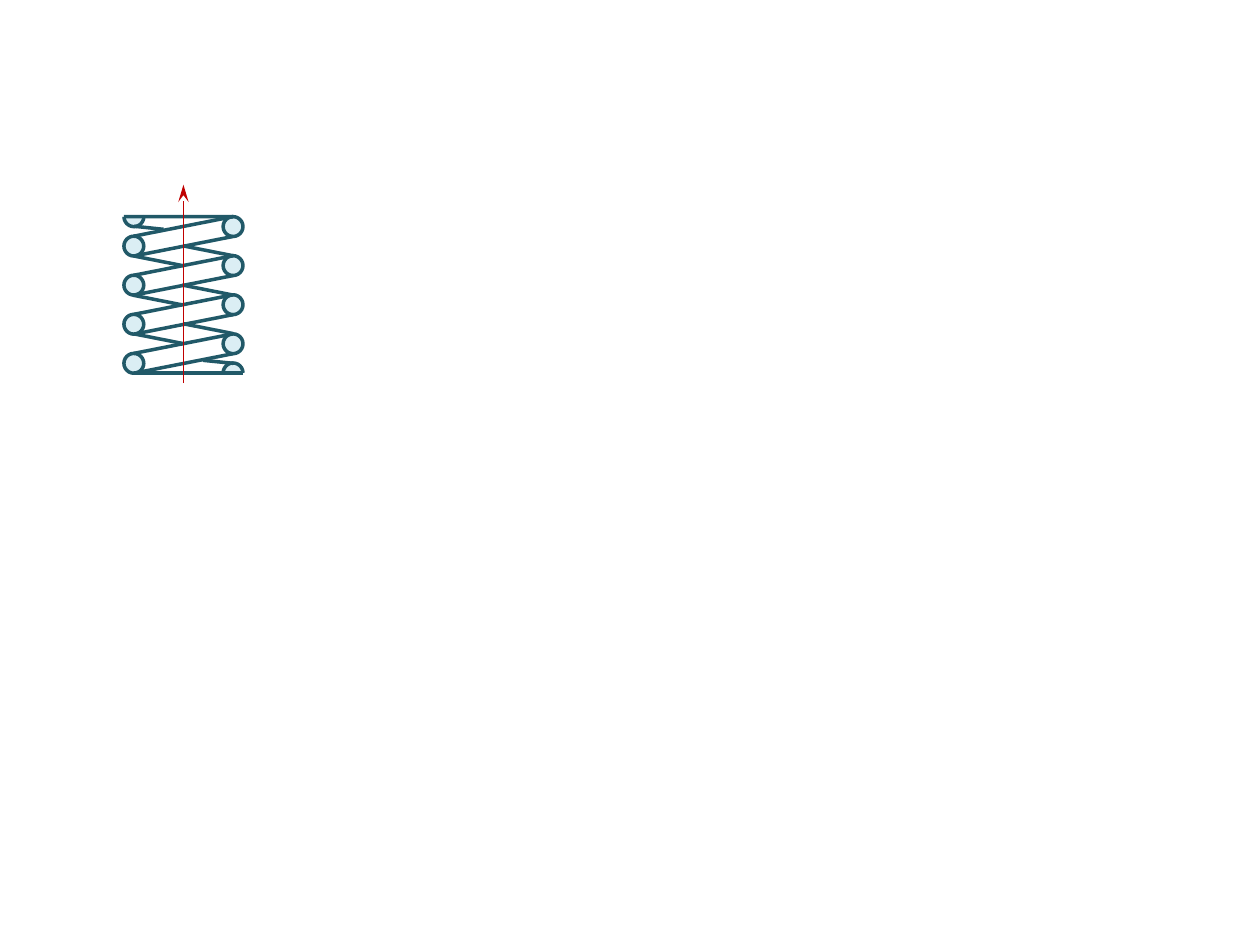
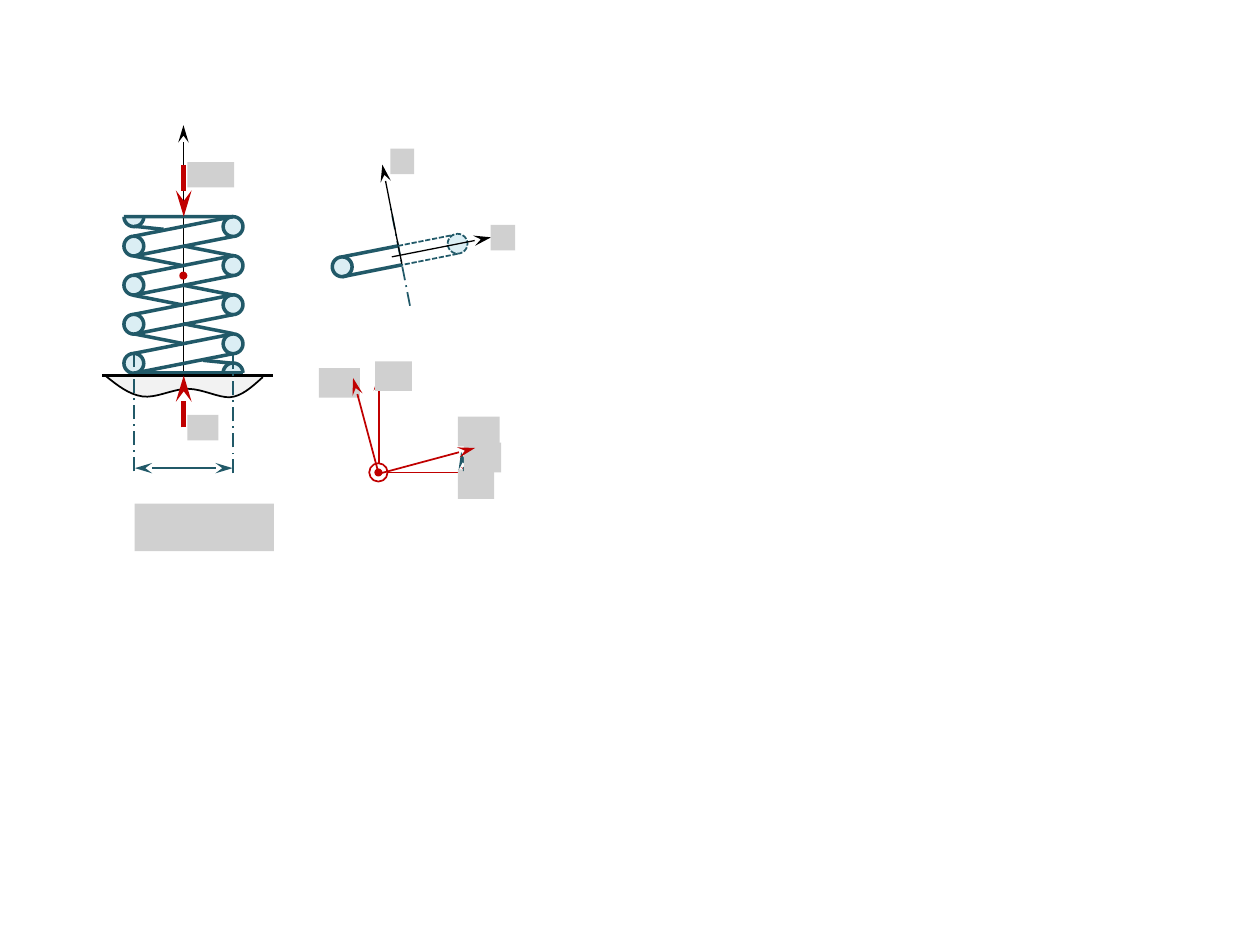
Before and after one commit to xpessoles/08_Etude_Deformation_Produits_Analyser_Modeliser_Resoudre, a slide deck: slide 1 of 01_ModelisationPiecesDeformables/Exercices_Application_02/images/Figures.pptx. Drawn at 1260x945 pixels with LibreOffice and Linux fonts; fonts in the diff are those of the drawing; grey boxes stand for pictures; background and template pictures are left out. Boxes give left, top, right and bottom in pixels: in the first picture for what was removed or moved away, otherwise in the second. Text is boxed around its words. In the diff, an @@ line names an element or a change of style, - is before the commit and + after.

```diff
--- a/01_ModelisationPiecesDeformables/Exercices_Application_02/images/Figures.pptx
+++ b/01_ModelisationPiecesDeformables/Exercices_Application_02/images/Figures.pptx
@@ arrow moved from (184, 383) - (184, 185) to (184, 383) - (184, 125) @@
@@ arrow (184, 383) - (184, 125): stroke #C00000 0.75 pt to #000000 0.75 pt @@
@@ picture added at (x1=391, y1=149, x2=415, y2=174) @@
@@ arrow added from (184, 165) to (184, 217), #C00000 3 pt @@
@@ picture added at (x1=188, y1=163, x2=234, y2=188) @@
@@ arrow added from (402, 263) to (382, 165), #000000 0.75 pt @@
@@ line added from (410, 306) to (391, 207), #215968 1 pt dashed @@
@@ arrow added from (392, 257) to (491, 237), #000000 0.75 pt @@
@@ line added from (398, 246) to (454, 234), #215968 1 pt dashed @@
@@ ellipse added at (x1=447, y1=234, x2=467, y2=255), fill #DBEEF4, outline #215968 1 pt dashed @@
@@ picture added at (x1=490, y1=226, x2=515, y2=251) @@
@@ ellipse added at (x1=333, y1=257, x2=353, y2=277), fill #DBEEF4, outline #215968 2 pt @@
@@ line added from (343, 257) to (398, 246), #215968 2 pt @@
@@ line added from (343, 277) to (402, 265), #215968 2 pt @@
@@ line added from (398, 266) to (457, 253), #215968 1 pt dashed @@
@@ ellipse added at (x1=180, y1=272, x2=186, y2=278), fill #C00000, outline #C00000 1 pt @@
@@ line added from (134, 471) to (134, 354), #215968 1 pt dashed @@
@@ line added from (233, 474) to (233, 355), #215968 1 pt dashed @@
@@ line added from (102, 375) to (273, 375), #000000 2 pt @@
@@ freeform shape added at (x1=106, y1=377, x2=262, y2=398), fill #F2F2F2, outline #000000 1 pt @@
@@ arrow added from (184, 427) to (184, 375), #C00000 3 pt @@
@@ group added at (x1=292, y1=362, x2=501, y2=559): 5 pictures, 4 arrows, 2 ellipses, 1 arc (boxed as its full ellipse) @@
@@ picture added at (x1=188, y1=415, x2=219, y2=440) @@
@@ double arrow added from (233, 469) to (135, 469), #215968 1 pt @@
@@ picture added at (x1=135, y1=504, x2=273, y2=552) @@
```
Also in this commit, not shown: 9 other files.
